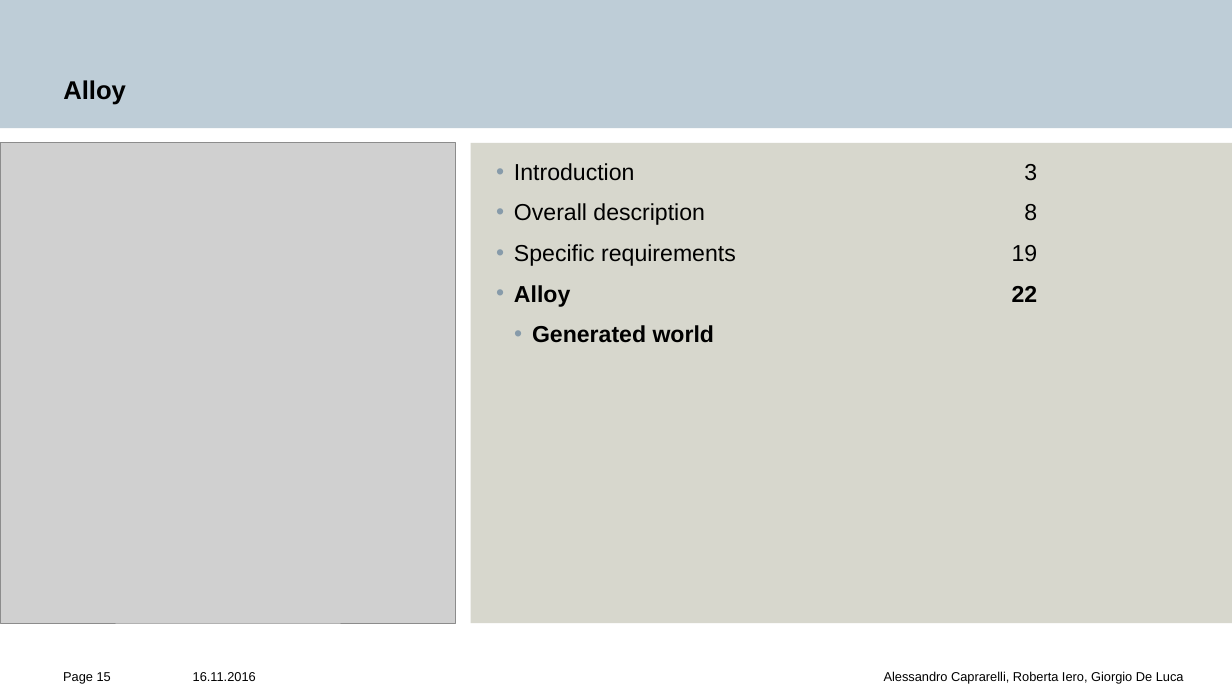
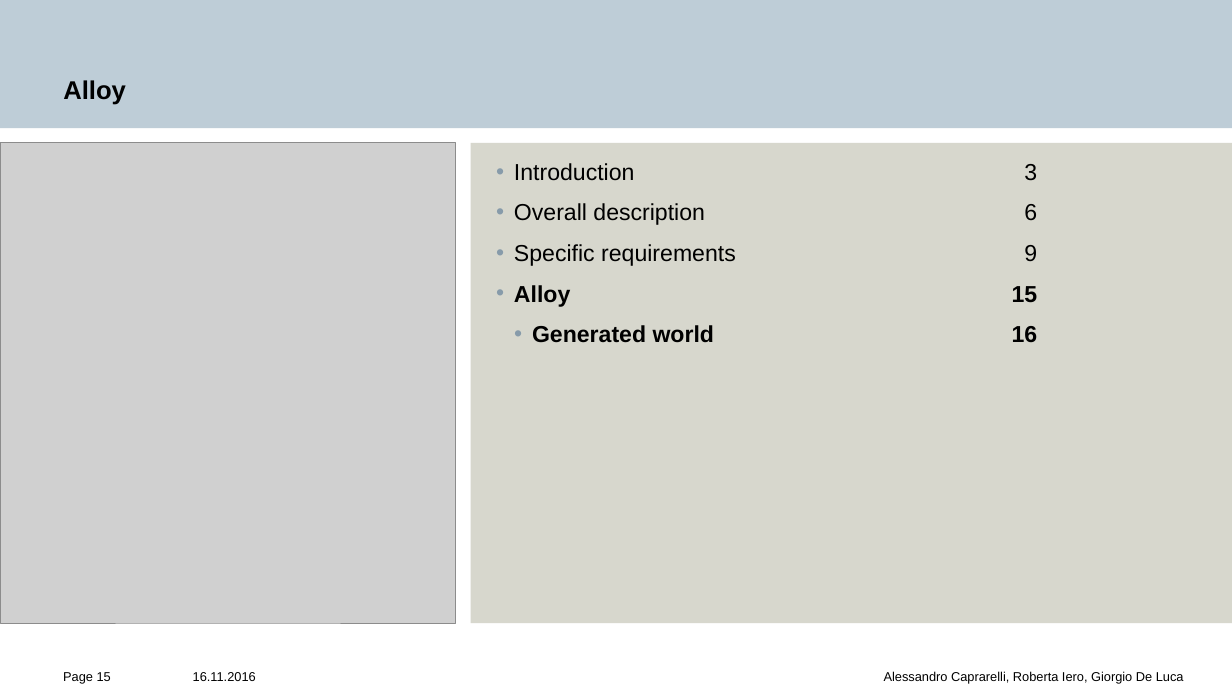
Before and after one commit to alcaprar/CIDSoftwareEngineering2, a slide deck: slide 15 of RASD/Slide.pptx. Drawn at 1232x693 pixels with LibreOffice and Linux fonts; fonts in the diff are those of the drawing; grey boxes stand for pictures; background and template pictures are left out. Boxes give left, top, right and bottom in pixels: in the first picture for what was removed or moved away, otherwise in the second. Text is boxed around its words. In the diff, an @@ line names an element or a change of style, - is before the commit and + after.

```diff
--- a/RASD/Slide.pptx
+++ b/RASD/Slide.pptx
@@ text at box(514, 203, 1038, 343): text changed @@
-  • Overall description 8
-  • Specific requirements 19
-  • Alloy 22
-      • Generated world
+  • Overall description 6
+  • Specific requirements 9
+  • Alloy 15
+      • Generated world 16
```
Also in this commit, not shown: 4 other slides changed.
